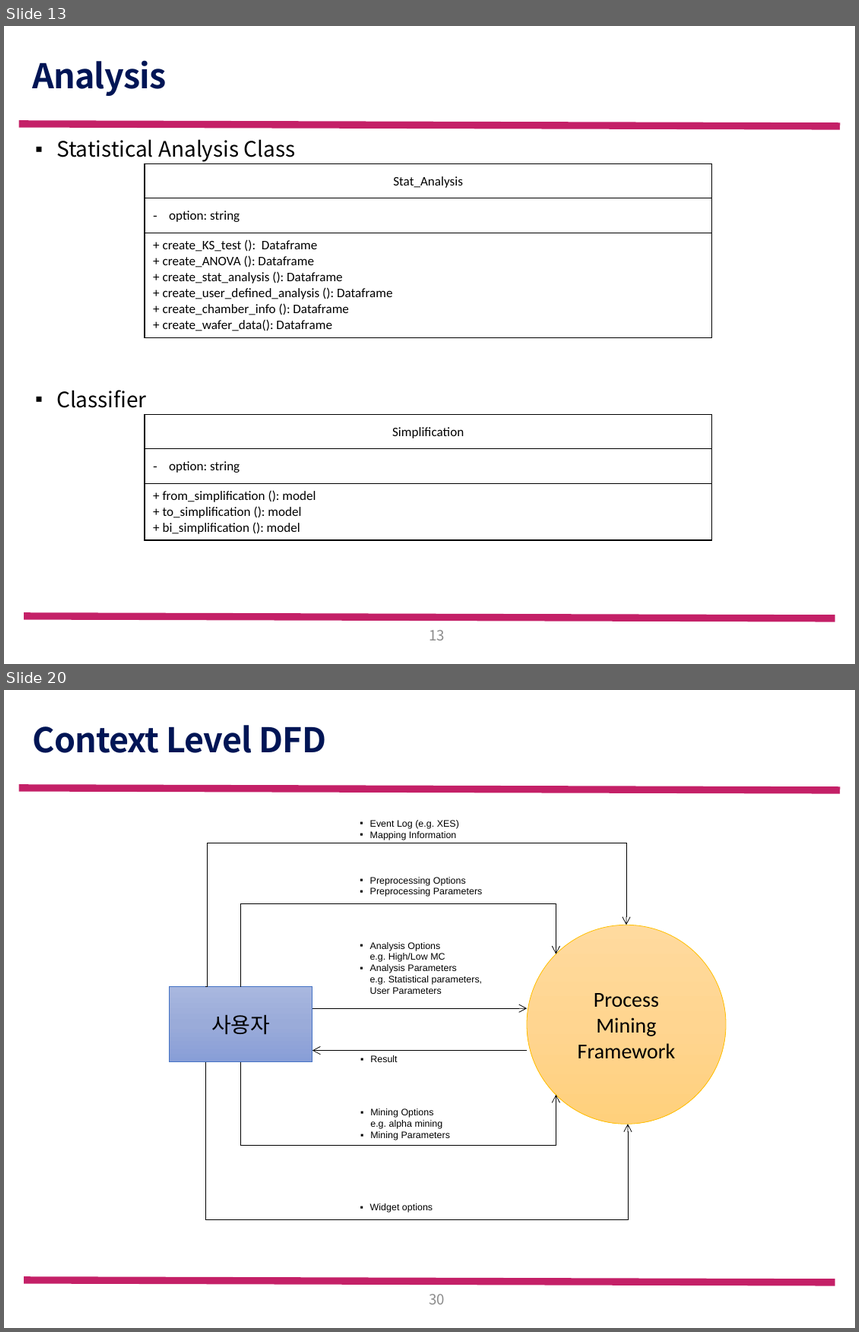
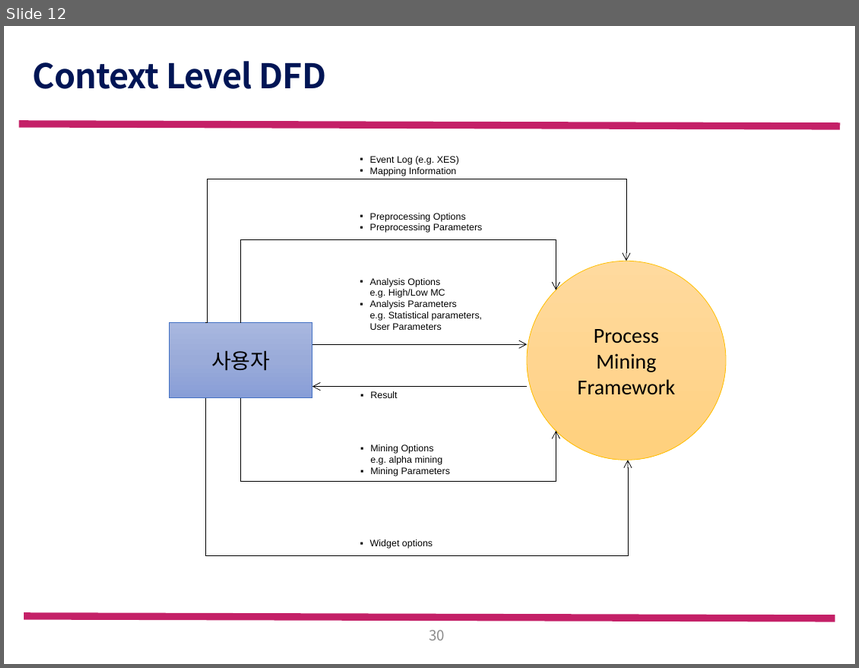
Before and after one commit to amaraletitia/pm19, a slide deck: 설계 자료/FW_system_architecture.pptx. Shown one above the other, each under a label of ours: slides 13 and 20 before the commit, slide 12 after it; the slides between them are not shown. The pictures are 859x1332 and 859x668 pixels, drawn with LibreOffice and Linux fonts; fonts in the diff are those of the drawing; background and template pictures are left out. Boxes give left, top, right and bottom in pixels: in the first picture for what was removed or moved away, otherwise in the second. Text is boxed around its words. In the diff, an @@ line names an element or a change of style, - is before the commit and + after.

```diff
--- a/설계 자료/FW_system_architecture.pptx
+++ b/설계 자료/FW_system_architecture.pptx
@@ slide 13 removed at <box>4,26,855,664</box>, background #FFFFFF; not listed: 2 template elements that a slide beside it also shows @@
@@ title removed at <box>32,60,166,96</box> @@
-Analysis
@@ text removed at <box>56,139,296,408</box> @@
-▪ Statistical Analysis Class
-▪ Classifier
@@ table removed at <box>145,164,712,335</box>, 3 rows, 1 columns @@
-Stat_Analysis
-option: string
-+ create_KS_test (): Dataframe / + create_ANOVA (): Dataframe / + create_stat_analysis (): Dataframe / + create_user_defined_analysis (): Dataframe / + create_chamber_info (): Dataframe / + create_wafer_data(): Dataframe
@@ table removed at <box>145,415,712,539</box>, 3 rows, 1 columns @@
-Simplification
-option: string
-+ from_simplification (): model / + to_simplification (): model / + bi_simplification (): model
@@ page number removed at <box>429,630,445,641</box> @@
-13
@@ what was slide 20 is now slide 12 @@
```
Also in this commit, not shown: 3 slides changed, 6 slides added, 13 other slides removed.
